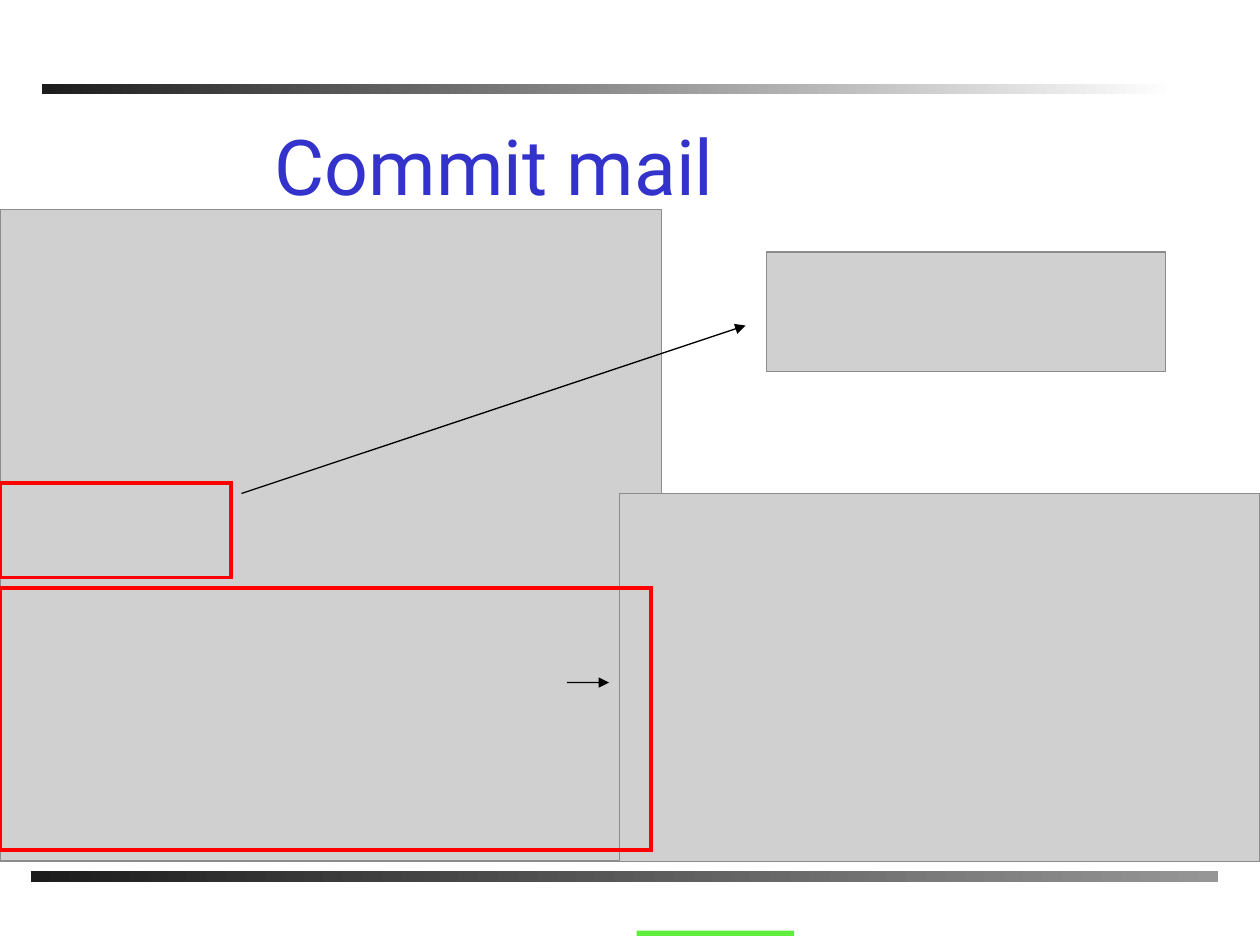
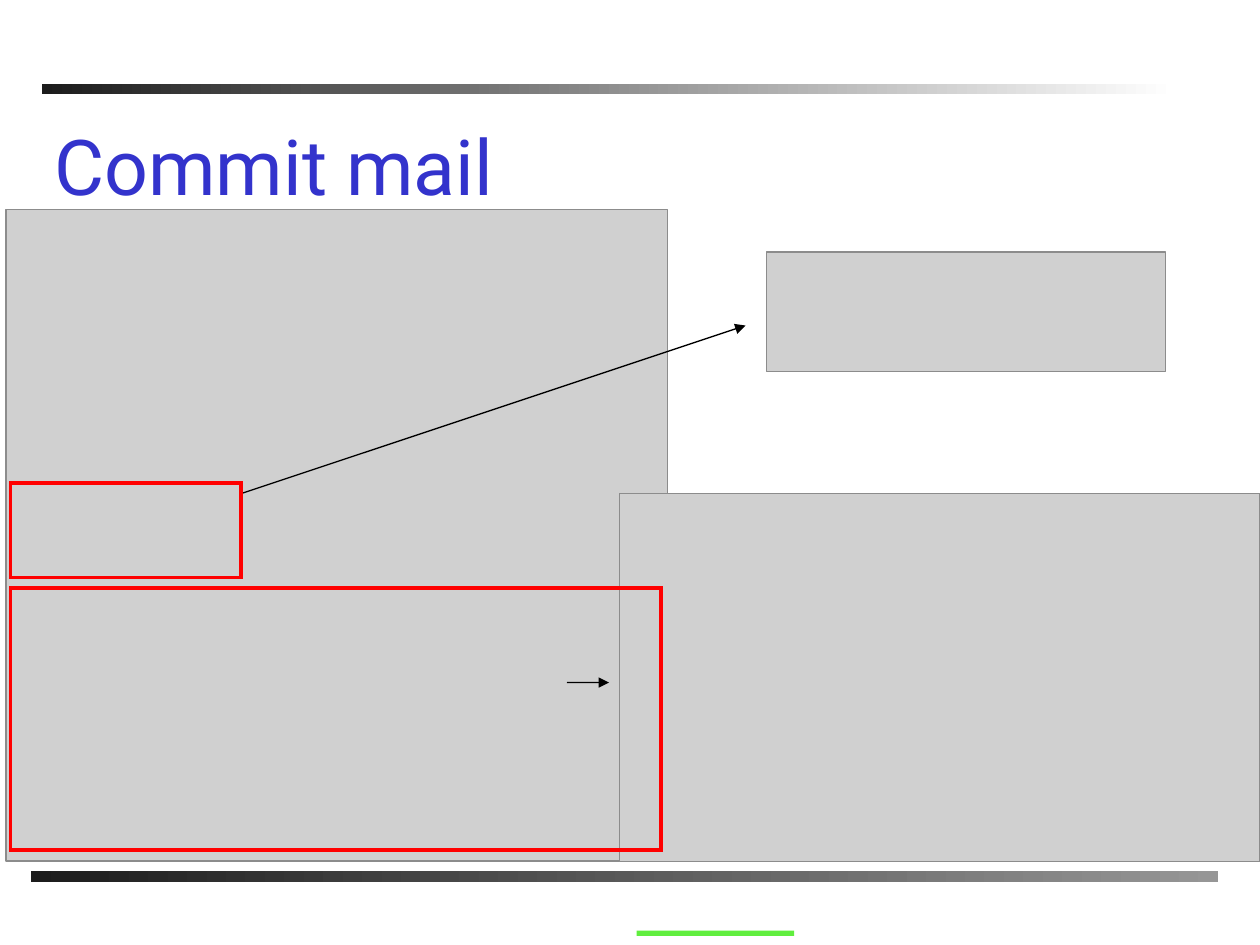
Before and after one commit to PhilJollans/AnkhSVN2019, a slide deck: slide 14 of doc/powerpoint/Subversion_addin_for_VS.NET.ppt. Drawn at 1260x945 pixels with LibreOffice and Linux fonts; fonts in the diff are those of the drawing; grey boxes stand for pictures; background and template pictures are left out. Boxes give left, top, right and bottom in pixels: in the first picture for what was removed or moved away, otherwise in the second. Text is boxed around its words. In the diff, an @@ line names an element or a change of style, - is before the commit and + after.

```diff
--- a/doc/powerpoint/Subversion_addin_for_VS.NET.ppt
+++ b/doc/powerpoint/Subversion_addin_for_VS.NET.ppt
@@ text "Commit mail": place and size @@
-text "Commit mail" at box(275, 137, 714, 213)
+text "Commit mail" at box(54, 137, 493, 213)
@@ picture: place and size @@
-picture at box(0, 209, 662, 861)
+picture at box(6, 209, 668, 861)
@@ rectangle: place and size @@
-rectangle at box(0, 483, 231, 577)
+rectangle at box(10, 483, 241, 577)
@@ rectangle: place and size @@
-rectangle at box(0, 588, 651, 850)
+rectangle at box(10, 588, 662, 850)
```
Also in this commit, not shown: 9 other slides changed, 2 slides added, 1 slide removed.
